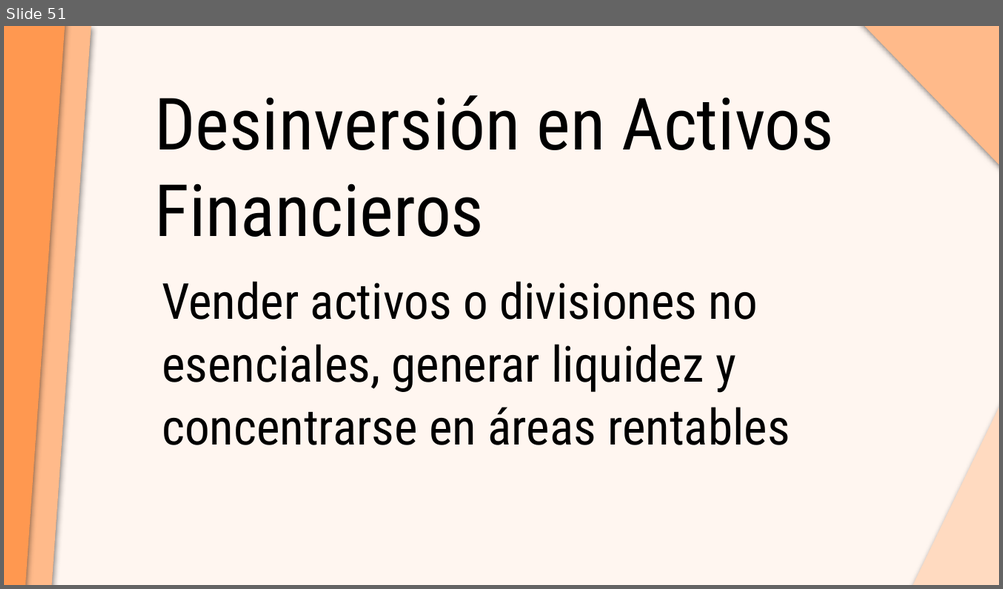
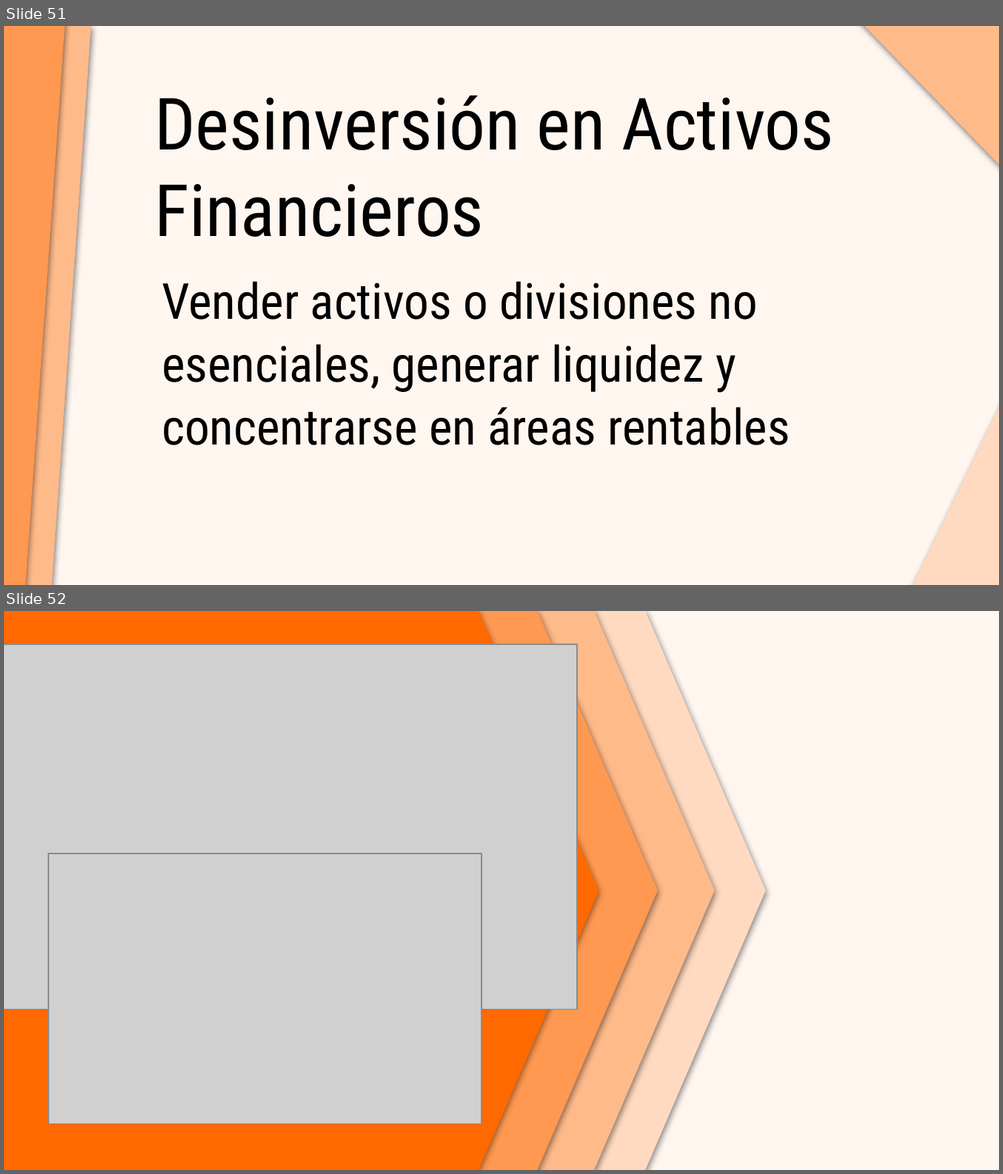
Before and after one commit to Lenh22/UNLAM, a slide deck: Lic Tecnologia/Gestion Proceso de Negocio/TPs/TP 1/TP1 - Presentación.pptx. Shown one above the other, each under a label of ours: slide 51 before the commit, slides 51 and 52 after it. The pictures are 1003x589 and 1003x1174 pixels, drawn with LibreOffice and Linux fonts; fonts in the diff are those of the drawing; grey boxes stand for pictures. Boxes give left, top, right and bottom in pixels: in the first picture for what was removed or moved away, otherwise in the second. Text is boxed around its words. In the diff, an @@ line names an element or a change of style, - is before the commit and + after.

```diff
--- a/Lic Tecnologia/Gestion Proceso de Negocio/TPs/TP 1/TP1 - Presentación.pptx
+++ b/Lic Tecnologia/Gestion Proceso de Negocio/TPs/TP 1/TP1 - Presentación.pptx
@@ slide 52 added at (x1=4, y1=611, x2=999, y2=1170), background #FFF6F0 @@
@@ flow chart offpage connector added at (x1=4, y1=611, x2=598, y2=1170), fill #FF6900, outline #FF6900 0.75 pt @@
@@ flow chart offpage connector added at (x1=54, y1=611, x2=657, y2=1170), fill #FF9850, outline #FF9850 0.75 pt @@
@@ flow chart offpage connector added at (x1=111, y1=611, x2=714, y2=1170), fill #FFBA8A, outline #FFBA8A 0.75 pt @@
@@ flow chart offpage connector added at (x1=162, y1=611, x2=764, y2=1170), fill #FFDAC0, outline #FFDAC0 0.75 pt @@
@@ picture added at (x1=4, y1=645, x2=577, y2=1010) @@
@@ picture added at (x1=48, y1=854, x2=481, y2=1125) @@
```
Also in this commit, not shown: 1 slide removed, 14 other files.
